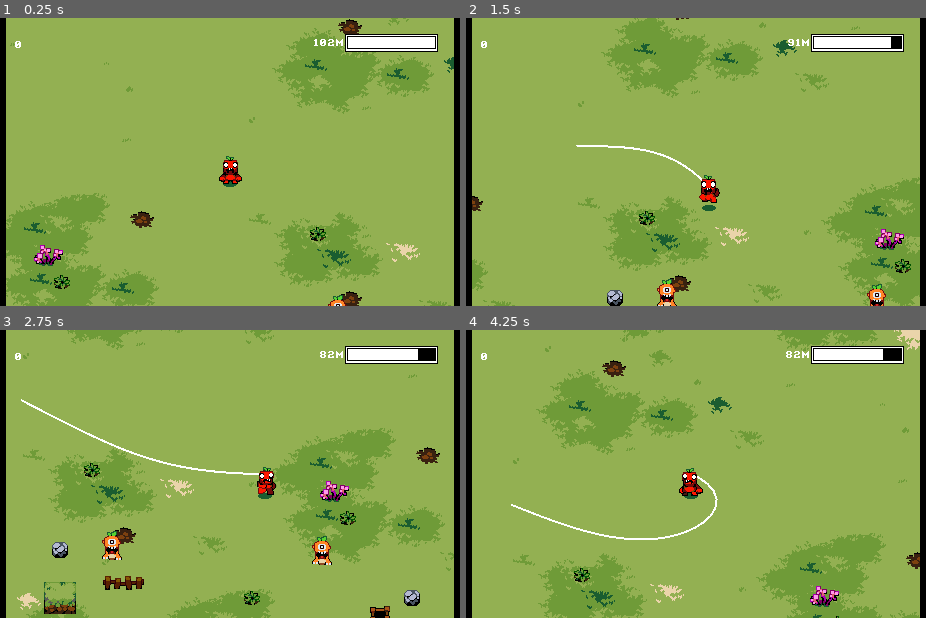
Above: before the commit, frames 1-4 (two rows, left to right).
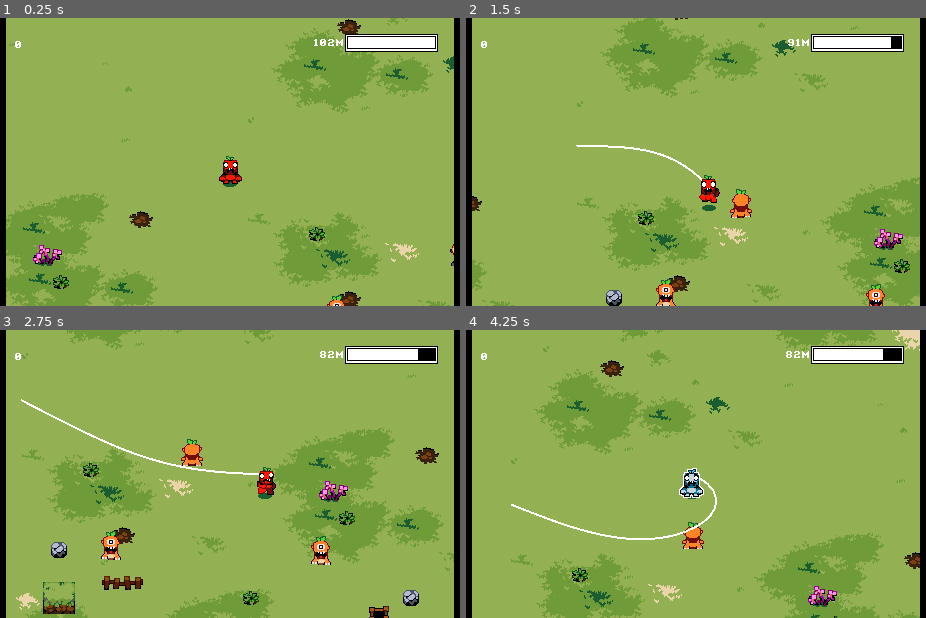
Above: after the commit, the same moments.

Repository: elementary-luke/GMTK2025
Game: Godot game, scene res://scenes/main.tscn
Same seed, same stepped clock (60 frames per second), same inputs: the game is played once before the commit and once after it. This scene is started directly instead of the project's main scene.
Inputs:
- Up to frame 1 (0.25 s): no input
- Up to frame 2 (1.5 s): hold Right (right) 0.53-1.28 s; tap Space (main_action) at 0.6, 1.35 s; hold Down (down) from 1.28 s (still down)
- Up to frame 3 (2.75 s): release Down (down) at 2.03 s; hold Right (right) from 2.03 s (still down); tap Space (main_action) at 2.1 s
- Up to frame 4 (4.25 s): release Right (right) at 2.78 s; hold Up (up) 2.78-3.53 s; tap Space (main_action) at 2.85, 3.6 s; hold Left (left) from 3.53 s (still down)

The runs differ from the first frame. In frame 1, 3.1% of the frame differs, in the area x 1-99%, y 0-100%; in frame 2, 3.6%; in frame 3, 4.4%; in frame 4, 5.1%, in the area x 9-99%, y 0-100%.

Commit message:
eer

Diff:
--- /dev/null
+++ b/scenes/enemies/carrot_blaster.gd
@@ -0,0 +1,91 @@
+extends CharacterBody2D
+
+const SPEED = 50.0
+
+var rope_value = 10.0
+var dir: Vector2
+var last_dir: String
+var attacking = false
+var true_dir: Vector2
+var has_fired_bullet = false
+
+var dead = false
+
+func _ready() -> void:
+	$DirectionTimer.start()
+	update_random_direction()
+
+func _physics_process(delta: float) -> void:
+	if attacking:
+		return
+
+	dir = true_dir
+	if !dead:
+		play_anim()
+	velocity = SPEED * dir
+	move_and_slide()
+
+func play_anim():
+	if abs(dir.x) > abs(dir.y):
+		$AnimatedSprite2D.play("run_side")
+		if dir.x > 0:
+			$AnimatedSprite2D.flip_h = true
+			last_dir = "right"
+		else:
+			$AnimatedSprite2D.flip_h = false
+			last_dir = "left"
+	else:
+		if dir.y > 0:
+			$AnimatedSprite2D.play("run_forward")
+			$AnimatedSprite2D.flip_h = false
+			last_dir = "forward"
+		else:
+			$AnimatedSprite2D.play("run_back")
+			$AnimatedSprite2D.flip_h = true
+			last_dir = "back"
+
+func die():
+	dead = true
+	Global.Player.add_rope(rope_value)
+	$AnimatedSprite2D.play("death")
+	await get_tree().create_timer(0.6).timeout
+	visible = false
+	queue_free()
+
+func _on_attack_timer_timeout() -> void:
+	attacking = true
+	has_fired_bullet = false
+
+func _on_animated_sprite_2d_frame_changed() -> void:
+	if $AnimatedSprite2D.frame == 5 and attacking and not has_fired_bullet:
+		has_fired_bullet = true
+
+		await get_tree().create_timer(0.1).timeout
+
+		if last_dir == "left":
+			$AnimatedSprite2D.play("attack_side")
+			$AnimatedSprite2D.flip_h = false
+		elif last_dir == "right":
+			$AnimatedSprite2D.play("attack_side")
+			$AnimatedSprite2D.flip_h = true
+		elif last_dir == "forward":
+			$AnimatedSprite2D.play("attack_front")
+			$AnimatedSprite2D.flip_h = false
+		elif last_dir == "back":
+			$AnimatedSprite2D.play("attack_back")
+			$AnimatedSprite2D.flip_h = true
+
+		await get_tree().create_timer(0.45).timeout
+
+		var bullet = load("res://scenes/enemies/enemy_bullet.tscn").instantiate()
+		bullet.global_position = global_position
+		get_tree().current_scene.add_child(bullet)
+
+		attacking = false
+
+func _on_direction_timer_timeout() -> void:
+	update_random_direction()
+
+func update_random_direction():
+	var offset = Vector2(randf_range(-0.5, 0.5), randf_range(-0.5, 0.5)) * 100.0
+	true_dir = (Global.player_position + offset - global_position).normalized()
--- /dev/null
+++ b/scenes/enemies/carrot_blaster.tscn
@@ -0,0 +1,379 @@
+[gd_scene load_steps=54 format=3 uid="uid://c1ae22bap0hcf"]
+
+[ext_resource type="Script" uid="uid://dlyd2m2tfcc5w" path="res://scenes/enemies/carrot_blaster.gd" id="1_7l2yr"]
+[ext_resource type="Texture2D" uid="uid://bpxlrpum2k0kc" path="res://sprites/Enemies/CarrotBlaster/attack_back.png" id="2_7l2yr"]
+[ext_resource type="Texture2D" uid="uid://cbe8j5yqau7xo" path="res://sprites/Enemies/CarrotBlaster/attack_front.png" id="3_11wc3"]
+[ext_resource type="Texture2D" uid="uid://bj266rr6as42i" path="res://sprites/Enemies/CarrotBlaster/attack_side.png" id="4_gvh7j"]
+[ext_resource type="Texture2D" uid="uid://cbvx8hfjf07p4" path="res://sprites/Enemies/CarrotBlaster/death_anim.png" id="5_11wc3"]
+[ext_resource type="Texture2D" uid="uid://dpfrdj48op1cf" path="res://sprites/Enemies/CarrotBlaster/walk_back.png" id="5_quwei"]
+[ext_resource type="Texture2D" uid="uid://cufm27qh5lwki" path="res://sprites/Enemies/CarrotBlaster/walk_front.png" id="6_f5mvt"]
+[ext_resource type="Texture2D" uid="uid://cf51dpuojggek" path="res://sprites/Enemies/CarrotBlaster/walk_side.png" id="7_mib14"]
+
+[sub_resource type="AtlasTexture" id="AtlasTexture_i8q3o"]
+atlas = ExtResource("2_7l2yr")
+region = Rect2(0, 0, 32, 32)
+
+[sub_resource type="AtlasTexture" id="AtlasTexture_jemd0"]
+atlas = ExtResource("2_7l2yr")
+region = Rect2(32, 0, 32, 32)
+
+[sub_resource type="AtlasTexture" id="AtlasTexture_8j1bo"]
+atlas = ExtResource("2_7l2yr")
+region = Rect2(64, 0, 32, 32)
+
+[sub_resource type="AtlasTexture" id="AtlasTexture_qdbff"]
+atlas = ExtResource("2_7l2yr")
+region = Rect2(96, 0, 32, 32)
+
+[sub_resource type="AtlasTexture" id="AtlasTexture_c8edw"]
+atlas = ExtResource("2_7l2yr")
+region = Rect2(128, 0, 32, 32)
+
+[sub_resource type="AtlasTexture" id="AtlasTexture_3qm35"]
+atlas = ExtResource("2_7l2yr")
+region = Rect2(160, 0, 32, 32)
+
+[sub_resource type="AtlasTexture" id="AtlasTexture_tk8iu"]
+atlas = ExtResource("3_11wc3")
+region = Rect2(0, 0, 32, 32)
+
+[sub_resource type="AtlasTexture" id="AtlasTexture_2v8s3"]
+atlas = ExtResource("3_11wc3")
+region = Rect2(32, 0, 32, 32)
+
+[sub_resource type="AtlasTexture" id="AtlasTexture_675qb"]
+atlas = ExtResource("3_11wc3")
+region = Rect2(64, 0, 32, 32)
+
+[sub_resource type="AtlasTexture" id="AtlasTexture_w6flt"]
+atlas = ExtResource("3_11wc3")
+region = Rect2(96, 0, 32, 32)
+
+[sub_resource type="AtlasTexture" id="AtlasTexture_lvadv"]
+atlas = ExtResource("3_11wc3")
+region = Rect2(128, 0, 32, 32)
+
+[sub_resource type="AtlasTexture" id="AtlasTexture_u3va7"]
+atlas = ExtResource("3_11wc3")
+region = Rect2(160, 0, 32, 32)
+
+[sub_resource type="AtlasTexture" id="AtlasTexture_26bgk"]
+atlas = ExtResource("4_gvh7j")
+region = Rect2(0, 0, 32, 32)
+
+[sub_resource type="AtlasTexture" id="AtlasTexture_fryop"]
+atlas = ExtResource("4_gvh7j")
+region = Rect2(32, 0, 32, 32)
+
+[sub_resource type="AtlasTexture" id="AtlasTexture_q88n2"]
+atlas = ExtResource("4_gvh7j")
+region = Rect2(64, 0, 32, 32)
+
+[sub_resource type="AtlasTexture" id="AtlasTexture_f32gf"]
+atlas = ExtResource("4_gvh7j")
+region = Rect2(96, 0, 32, 32)
+
+[sub_resource type="AtlasTexture" id="AtlasTexture_c4lf0"]
+atlas = ExtResource("4_gvh7j")
+region = Rect2(128, 0, 32, 32)
+
+[sub_resource type="AtlasTexture" id="AtlasTexture_tvw2p"]
+atlas = ExtResource("4_gvh7j")
+region = Rect2(160, 0, 32, 32)
+
+[sub_resource type="AtlasTexture" id="AtlasTexture_gvh7j"]
+atlas = ExtResource("5_11wc3")
+region = Rect2(0, 0, 32, 48)
+
+[sub_resource type="AtlasTexture" id="AtlasTexture_quwei"]
+atlas = ExtResource("5_11wc3")
+region = Rect2(32, 0, 32, 48)
+
+[sub_resource type="AtlasTexture" id="AtlasTexture_f5mvt"]
+atlas = ExtResource("5_11wc3")
+region = Rect2(64, 0, 32, 48)
+
+[sub_resource type="AtlasTexture" id="AtlasTexture_mib14"]
+atlas = ExtResource("5_11wc3")
+region = Rect2(96, 0, 32, 48)
+
+[sub_resource type="AtlasTexture" id="AtlasTexture_h0pym"]
+atlas = ExtResource("5_11wc3")
+region = Rect2(128, 0, 32, 48)
+
+[sub_resource type="AtlasTexture" id="AtlasTexture_k2iv1"]
+atlas = ExtResource("5_11wc3")
+region = Rect2(160, 0, 32, 48)
+
+[sub_resource type="AtlasTexture" id="AtlasTexture_212pp"]
+atlas = ExtResource("5_11wc3")
+region = Rect2(192, 0, 32, 48)
+
+[sub_resource type="AtlasTexture" id="AtlasTexture_y5dyc"]
+atlas = ExtResource("5_quwei")
+region = Rect2(0, 0, 32, 32)
+
+[sub_resource type="AtlasTexture" id="AtlasTexture_6tabd"]
+atlas = ExtResource("5_quwei")
+region = Rect2(32, 0, 32, 32)
+
+[sub_resource type="AtlasTexture" id="AtlasTexture_i1c0y"]
+atlas = ExtResource("5_quwei")
+region = Rect2(64, 0, 32, 32)
+
+[sub_resource type="AtlasTexture" id="AtlasTexture_fm1l8"]
+atlas = ExtResource("5_quwei")
+region = Rect2(96, 0, 32, 32)
+
+[sub_resource type="AtlasTexture" id="AtlasTexture_ow1l6"]
+atlas = ExtResource("5_quwei")
+region = Rect2(128, 0, 32, 32)
+
+[sub_resource type="AtlasTexture" id="AtlasTexture_ib85k"]
+atlas = ExtResource("5_quwei")
+region = Rect2(160, 0, 32, 32)
+
+[sub_resource type="AtlasTexture" id="AtlasTexture_u53hh"]
+atlas = ExtResource("6_f5mvt")
+region = Rect2(0, 0, 32, 32)
+
+[sub_resource type="AtlasTexture" id="AtlasTexture_5ryyq"]
+atlas = ExtResource("6_f5mvt")
+region = Rect2(32, 0, 32, 32)
+
+[sub_resource type="AtlasTexture" id="AtlasTexture_8kyc0"]
+atlas = ExtResource("6_f5mvt")
+region = Rect2(64, 0, 32, 32)
+
+[sub_resource type="AtlasTexture" id="AtlasTexture_wrqsm"]
+atlas = ExtResource("6_f5mvt")
+region = Rect2(96, 0, 32, 32)
+
+[sub_resource type="AtlasTexture" id="AtlasTexture_0fcfy"]
+atlas = ExtResource("6_f5mvt")
+region = Rect2(128, 0, 32, 32)
+
+[sub_resource type="AtlasTexture" id="AtlasTexture_2r72c"]
+atlas = ExtResource("6_f5mvt")
+region = Rect2(160, 0, 32, 32)
+
+[sub_resource type="AtlasTexture" id="AtlasTexture_hrowh"]
+atlas = ExtResource("7_mib14")
+region = Rect2(0, 0, 32, 32)
+
+[sub_resource type="AtlasTexture" id="AtlasTexture_r7ske"]
+atlas = ExtResource("7_mib14")
+region = Rect2(32, 0, 32, 32)
+
+[sub_resource type="AtlasTexture" id="AtlasTexture_86gmy"]
+atlas = ExtResource("7_mib14")
+region = Rect2(64, 0, 32, 32)
+
+[sub_resource type="AtlasTexture" id="AtlasTexture_ow5dm"]
+atlas = ExtResource("7_mib14")
+region = Rect2(96, 0, 32, 32)
+
+[sub_resource type="AtlasTexture" id="AtlasTexture_5vf7y"]
+atlas = ExtResource("7_mib14")
+region = Rect2(128, 0, 32, 32)
+
+[sub_resource type="AtlasTexture" id="AtlasTexture_2lepy"]
+atlas = ExtResource("7_mib14")
+region = Rect2(160, 0, 32, 32)
+
+[sub_resource type="SpriteFrames" id="SpriteFrames_ebij7"]
+animations = [{
+"frames": [{
+"duration": 1.0,
+"texture": SubResource("AtlasTexture_i8q3o")
+}, {
+"duration": 1.0,
+"texture": SubResource("AtlasTexture_jemd0")
+}, {
+"duration": 1.0,
+"texture": SubResource("AtlasTexture_8j1bo")
+}, {
+"duration": 1.0,
+"texture": SubResource("AtlasTexture_qdbff")
+}, {
+"duration": 1.0,
+"texture": SubResource("AtlasTexture_c8edw")
+}, {
+"duration": 1.0,
+"texture": SubResource("AtlasTexture_3qm35")
+}],
+"loop": false,
+"name": &"attack_back",
+"speed": 12.5
+}, {
+"frames": [{
+"duration": 1.0,
+"texture": SubResource("AtlasTexture_tk8iu")
+}, {
+"duration": 1.0,
+"texture": SubResource("AtlasTexture_2v8s3")
+}, {
+"duration": 1.0,
+"texture": SubResource("AtlasTexture_675qb")
+}, {
+"duration": 1.0,
+"texture": SubResource("AtlasTexture_w6flt")
+}, {
+"duration": 1.0,
+"texture": SubResource("AtlasTexture_lvadv")
+}, {
+"duration": 1.0,
+"texture": SubResource("AtlasTexture_u3va7")
+}],
+"loop": false,
+"name": &"attack_front",
+"speed": 12.5
+}, {
+"frames": [{
+"duration": 1.0,
+"texture": SubResource("AtlasTexture_26bgk")
+}, {
+"duration": 1.0,
+"texture": SubResource("AtlasTexture_fryop")
+}, {
+"duration": 1.0,
+"texture": SubResource("AtlasTexture_q88n2")
+}, {
+"duration": 1.0,
+"texture": SubResource("AtlasTexture_f32gf")
+}, {
+"duration": 1.0,
+"texture": SubResource("AtlasTexture_c4lf0")
+}, {
+"duration": 1.0,
+"texture": SubResource("AtlasTexture_tvw2p")
+}],
+"loop": false,
+"name": &"attack_side",
+"speed": 12.5
+}, {
+"frames": [{
+"duration": 1.0,
+"texture": SubResource("AtlasTexture_gvh7j")
+}, {
+"duration": 1.0,
+"texture": SubResource("AtlasTexture_quwei")
+}, {
+"duration": 1.0,
+"texture": SubResource("AtlasTexture_f5mvt")
+}, {
+"duration": 1.0,
+"texture": SubResource("AtlasTexture_mib14")
+}, {
+"duration": 1.0,
+"texture": SubResource("AtlasTexture_h0pym")
+}, {
+"duration": 1.0,
+"texture": SubResource("AtlasTexture_k2iv1")
+}, {
+"duration": 1.0,
+"texture": SubResource("AtlasTexture_212pp")
+}],
+"loop": false,
+"name": &"death",
+"speed": 10.0
+}, {
+"frames": [{
+"duration": 1.0,
+"texture": SubResource("AtlasTexture_y5dyc")
+}, {
+"duration": 1.0,
+"texture": SubResource("AtlasTexture_6tabd")
+}, {
+"duration": 1.0,
+"texture": SubResource("AtlasTexture_i1c0y")
+}, {
+"duration": 1.0,
+"texture": SubResource("AtlasTexture_fm1l8")
+}, {
+"duration": 1.0,
+"texture": SubResource("AtlasTexture_ow1l6")
+}, {
+"duration": 1.0,
+"texture": SubResource("AtlasTexture_ib85k")
+}],
+"loop": true,
+"name": &"run_back",
+"speed": 12.5
+}, {
+"frames": [{
+"duration": 1.0,
+"texture": SubResource("AtlasTexture_u53hh")
+}, {
+"duration": 1.0,
+"texture": SubResource("AtlasTexture_5ryyq")
+}, {
+"duration": 1.0,
+"texture": SubResource("AtlasTexture_8kyc0")
+}, {
+"duration": 1.0,
+"texture": SubResource("AtlasTexture_wrqsm")
+}, {
+"duration": 1.0,
+"texture": SubResource("AtlasTexture_0fcfy")
+}, {
+"duration": 1.0,
+"texture": SubResource("AtlasTexture_2r72c")
+}],
+"loop": true,
+"name": &"run_forward",
+"speed": 12.5
+}, {
+"frames": [{
+"duration": 1.0,
+"texture": SubResource("AtlasTexture_hrowh")
+}, {
+"duration": 1.0,
+"texture": SubResource("AtlasTexture_r7ske")
+}, {
+"duration": 1.0,
+"texture": SubResource("AtlasTexture_86gmy")
+}, {
+"duration": 1.0,
+"texture": SubResource("AtlasTexture_ow5dm")
+}, {
+"duration": 1.0,
+"texture": SubResource("AtlasTexture_5vf7y")
+}, {
+"duration": 1.0,
+"texture": SubResource("AtlasTexture_2lepy")
+}],
+"loop": true,
+"name": &"run_side",
+"speed": 12.5
+}]
+
+[sub_resource type="RectangleShape2D" id="RectangleShape2D_ie068"]
+size = Vector2(12, 19)
+
+[node name="Node2D" type="CharacterBody2D"]
+z_index = 1
+collision_layer = 2
+script = ExtResource("1_7l2yr")
+
+[node name="AnimatedSprite2D" type="AnimatedSprite2D" parent="."]
+position = Vector2(0, -2)
+sprite_frames = SubResource("SpriteFrames_ebij7")
+animation = &"death"
+autoplay = "run_forward"
+
+[node name="CollisionShape2D" type="CollisionShape2D" parent="."]
+position = Vector2(-1, 0.5)
+shape = SubResource("RectangleShape2D_ie068")
+
+[node name="AttackTimer" type="Timer" parent="."]
+wait_time = 3.0
+autostart = true
+
+[node name="DirectionTimer" type="Timer" parent="."]
+wait_time = 0.5
+autostart = true
+
+[connection signal="frame_changed" from="AnimatedSprite2D" to="." method="_on_animated_sprite_2d_frame_changed"]
+[connection signal="timeout" from="AttackTimer" to="." method="_on_attack_timer_timeout"]
+[connection signal="timeout" from="DirectionTimer" to="." method="_on_direction_timer_timeout"]
--- a/scenes/enemies/peashooter.tscn
+++ b/scenes/enemies/peashooter.tscn
@@ -1,7 +1,36 @@
-[gd_scene load_steps=10 format=3 uid="uid://buru8t84t8jlx"]
+[gd_scene load_steps=18 format=3 uid="uid://buru8t84t8jlx"]
 
 [ext_resource type="Texture2D" uid="uid://cxwltodmcgeil" path="res://sprites/Enemies/PeaShooter/attack_side.png" id="1_ie068"]
 [ext_resource type="Script" uid="uid://dfecyyar3qt8t" path="res://scripts/peashooter.gd" id="1_mjqhc"]
+[ext_resource type="Texture2D" uid="uid://cnnrfky0ivrgo" path="res://sprites/Enemies/PeaShooter/death.png" id="2_phtx6"]
+
+[sub_resource type="AtlasTexture" id="AtlasTexture_ebij7"]
+atlas = ExtResource("2_phtx6")
+region = Rect2(0, 0, 32, 48)
+
+[sub_resource type="AtlasTexture" id="AtlasTexture_t1vlj"]
+atlas = ExtResource("2_phtx6")
+region = Rect2(32, 0, 32, 48)
+
+[sub_resource type="AtlasTexture" id="AtlasTexture_s3e4p"]
+atlas = ExtResource("2_phtx6")
+region = Rect2(64, 0, 32, 48)
+
+[sub_resource type="AtlasTexture" id="AtlasTexture_4f622"]
+atlas = ExtResource("2_phtx6")
+region = Rect2(96, 0, 32, 48)
+
+[sub_resource type="AtlasTexture" id="AtlasTexture_kweob"]
+atlas = ExtResource("2_phtx6")
+region = Rect2(128, 0, 32, 48)
+
+[sub_resource type="AtlasTexture" id="AtlasTexture_di57d"]
+atlas = ExtResource("2_phtx6")
+region = Rect2(160, 0, 32, 48)
+
+[sub_resource type="AtlasTexture" id="AtlasTexture_hafre"]
+atlas = ExtResource("2_phtx6")
+region = Rect2(192, 0, 32, 48)
 
 [sub_resource type="AtlasTexture" id="AtlasTexture_mjqhc"]
 atlas = ExtResource("1_ie068")
@@ -25,6 +54,32 @@
 
 [sub_resource type="SpriteFrames" id="SpriteFrames_ebij7"]
 animations = [{
+"frames": [{
+"duration": 1.0,
+"texture": SubResource("AtlasTexture_ebij7")
+}, {
+"duration": 1.0,
+"texture": SubResource("AtlasTexture_t1vlj")
+}, {
+"duration": 1.0,
+"texture": SubResource("AtlasTexture_s3e4p")
+}, {
+"duration": 1.0,
+"texture": SubResource("AtlasTexture_4f622")
+}, {
+"duration": 1.0,
+"texture": SubResource("AtlasTexture_kweob")
+}, {
+"duration": 1.0,
+"texture": SubResource("AtlasTexture_di57d")
+}, {
+"duration": 1.0,
+"texture": SubResource("AtlasTexture_hafre")
+}],
+"loop": true,
+"name": &"death",
+"speed": 10.0
+}, {
 "frames": [{
 "duration": 1.0,
 "texture": SubResource("AtlasTexture_mjqhc")
@@ -56,6 +111,7 @@
 [node name="AnimatedSprite2D" type="AnimatedSprite2D" parent="."]
 position = Vector2(-2, -2)
 sprite_frames = SubResource("SpriteFrames_ebij7")
+animation = &"death"
 autoplay = "default"
 
 [node name="CollisionShape2D" type="CollisionShape2D" parent="."]
--- a/scenes/main.tscn
+++ b/scenes/main.tscn
@@ -13,9 +13,57 @@
 [ext_resource type="Texture2D" uid="uid://dy4ts3jfre4q4" path="res://sprites/Player/run_back.png" id="5_tipki"]
 [ext_resource type="Texture2D" uid="uid://c5od1or6yp2a5" path="res://sprites/Player/run_side.png" id="6_o6xl0"]
 [ext_resource type="Texture2D" uid="uid://d0v5n6264rp7k" path="res://sprites/Player/idle_side.png" id="6_ya4ey"]
+[ext_resource type="Texture2D" uid="uid://cseltjirnmygs" path="res://sprites/Player/frozen.png" id="7_dp3eg"]
+[ext_resource type="Texture2D" uid="uid://0ea0jqdkoo5a" path="res://sprites/Player/death.png" id="7_gqmmt"]
 [ext_resource type="Texture2D" uid="uid://de80c1b2be8o" path="res://sprites/Player/player_shadow.png" id="8_85g3d"]
 [ext_resource type="PackedScene" uid="uid://5ulr54qdr2vu" path="res://scenes/blaster.tscn" id="15_jkv2x"]
+[ext_resource type="AudioStream" uid="uid://dsjyasruj72uu" path="res://sounds/sfx/ice effects/Ice Attack 08.wav" id="16_0ld40"]
 [ext_resource type="AudioStream" uid="uid://dq717q6ttgf2i" path="res://sounds/sfx/grass_walking.wav" id="16_jbj1t"]
+[ext_resource type="PackedScene" uid="uid://c1ae22bap0hcf" path="res://scenes/enemies/carrot_blaster.tscn" id="17_muem4"]
+
+[sub_resource type="AtlasTexture" id="AtlasTexture_mlv25"]
+atlas = ExtResource("7_gqmmt")
+region = Rect2(0, 0, 32, 48)
+
+[sub_resource type="AtlasTexture" id="AtlasTexture_a82wo"]
+atlas = ExtResource("7_gqmmt")
+region = Rect2(32, 0, 32, 48)
+
+[sub_resource type="AtlasTexture" id="AtlasTexture_gdvew"]
+atlas = ExtResource("7_gqmmt")
+region = Rect2(64, 0, 32, 48)
+
+[sub_resource type="AtlasTexture" id="AtlasTexture_kjtvk"]
+atlas = ExtResource("7_gqmmt")
+region = Rect2(96, 0, 32, 48)
+
+[sub_resource type="AtlasTexture" id="AtlasTexture_xrs0c"]
+atlas = ExtResource("7_gqmmt")
+region = Rect2(128, 0, 32, 48)
+
+[sub_resource type="AtlasTexture" id="AtlasTexture_xljpf"]
+atlas = ExtResource("7_gqmmt")
+region = Rect2(160, 0, 32, 48)
+
+[sub_resource type="AtlasTexture" id="AtlasTexture_j4bwh"]
+atlas = ExtResource("7_gqmmt")
+region = Rect2(192, 0, 32, 48)
+
+[sub_resource type="AtlasTexture" id="AtlasTexture_ksmap"]
+atlas = ExtResource("7_gqmmt")
+region = Rect2(224, 0, 32, 48)
+
+[sub_resource type="AtlasTexture" id="AtlasTexture_ygd8o"]
+atlas = ExtResource("7_gqmmt")
+region = Rect2(256, 0, 32, 48)
+
+[sub_resource type="AtlasTexture" id="AtlasTexture_2s0kr"]
+atlas = ExtResource("7_gqmmt")
+region = Rect2(288, 0, 32, 48)
+
+[sub_resource type="AtlasTexture" id="AtlasTexture_y57op"]
+atlas = ExtResource("7_dp3eg")
+region = Rect2(0, 0, 32, 51)
 
 [sub_resource type="AtlasTexture" id="AtlasTexture_dnhof"]
 atlas = ExtResource("5_eb6dy")
@@ -271,6 +319,49 @@
 
 [sub_resource type="SpriteFrames" id="SpriteFrames_a8y0u"]
 animations = [{
+"frames": [{
+"duration": 1.0,
+"texture": SubResource("AtlasTexture_mlv25")
+}, {
+"duration": 1.0,
+"texture": SubResource("AtlasTexture_a82wo")
+}, {
+"duration": 1.0,
+"texture": SubResource("AtlasTexture_gdvew")
+}, {
+"duration": 1.0,
+"texture": SubResource("AtlasTexture_kjtvk")
+}, {
+"duration": 1.0,
+"texture": SubResource("AtlasTexture_xrs0c")
+}, {
+"duration": 1.0,
+"texture": SubResource("AtlasTexture_xljpf")
+}, {
+"duration": 1.0,
+"texture": SubResource("AtlasTexture_j4bwh")
+}, {
+"duration": 1.0,
+"texture": SubResource("AtlasTexture_ksmap")
+}, {
+"duration": 1.0,
+"texture": SubResource("AtlasTexture_ygd8o")
+}, {
+"duration": 1.0,
+"texture": SubResource("AtlasTexture_2s0kr")
+}],
+"loop": false,
+"name": &"death",
+"speed": 10.0
+}, {
+"frames": [{
+"duration": 1.0,
+"texture": SubResource("AtlasTexture_y57op")
+}],
+"loop": true,
+"name": &"frozen",
+"speed": 5.0
+}, {
 "frames": [{
 "duration": 1.0,
 "texture": SubResource("AtlasTexture_dnhof")
@@ -543,6 +634,7 @@
 
 [node name="Player" type="CharacterBody2D" parent="." groups=["player"]]
 z_index = 4
+position = Vector2(1, 0)
 collision_mask = 4
 script = ExtResource("1_0wfyh")
 
@@ -553,7 +645,6 @@
 position = Vector2(0, -2)
 sprite_frames = SubResource("SpriteFrames_a8y0u")
 animation = &"idle_forward"
-frame_progress = 0.47769
 
 [node name="CollisionShape2D" type="CollisionShape2D" parent="Player"]
 position = Vector2(0, 7.5)
@@ -567,6 +658,13 @@
 [node name="WalkSoundPlayer" type="AudioStreamPlayer2D" parent="Player"]
 stream = ExtResource("16_jbj1t")
 volume_db = 1.981
+
+[node name="AudioStreamPlayer2D" type="AudioStreamPlayer2D" parent="Player"]
+stream = ExtResource("16_0ld40")
+volume_db = -0.315
+
+[node name="ShakeTimer" type="Timer" parent="Player"]
+wait_time = 0.05
 
 [node name="Rope" type="Node2D" parent="."]
 z_index = 3
@@ -580,6 +678,7 @@
 
 [node name="ScissorTimer" type="Timer" parent="."]
 wait_time = 5.0
+autostart = true
 
 [node name="Blaster" parent="." instance=ExtResource("15_jkv2x")]
 position = Vector2(108, 157)
@@ -587,4 +686,8 @@
 [node name="Blaster2" parent="." instance=ExtResource("15_jkv2x")]
 position = Vector2(318, 162)
 
+[node name="Node2D" parent="." instance=ExtResource("17_muem4")]
+position = Vector2(244, 96)
+
+[connection signal="timeout" from="Player/ShakeTimer" to="Player" method="_on_shake_timer_timeout"]
 [connection signal="timeout" from="ScissorTimer" to="." method="_on_scissor_timer_timeout"]
--- a/scripts/music_manager.gd
+++ b/scripts/music_manager.gd
@@ -7,6 +7,6 @@
 	music_player.stream = preload("res://sounds/music/music.mp3")
 	music_player.volume_db = -6  # Set your desired volume
 	#music_player.loop = true
-	music_player.autoplay = true
+	#music_player.autoplay = true
 	add_child(music_player)
-	music_player.play()
+	#music_player.play()
--- a/scripts/peashooter.gd
+++ b/scripts/peashooter.gd
@@ -7,6 +7,7 @@
 
 var rope_value = 10.0
 
+var dead = false
 
 func _ready() -> void:
 	pass
@@ -28,5 +29,9 @@
 	previous_frame = current_frame
 
 func die():
+	dead = true
 	Global.Player.add_rope(rope_value)
+	$AnimatedSprite2D.play("death")
+	await get_tree().create_timer(0.6).timeout
+	visible = false
 	queue_free()
--- a/scripts/player.gd
+++ b/scripts/player.gd
@@ -83,50 +83,61 @@
 
 
 func play_anim(intent):
-	if moving:
-		if abs(intent.x) > abs(intent.y):
-			if intent.x > 0:
-				anim_name = "run_side"
+	if !stunned:
+		if moving:
+			if abs(intent.x) > abs(intent.y):
+				if intent.x > 0:
+					anim_name = "run_side"
+					$AnimatedSprite2D.flip_h = false
+					last_dir = "right"
+				if intent.x < 0:
+					anim_name = "run_side"
+					$AnimatedSprite2D.flip_h = true
+					last_dir = "left"
+			else:
+				if intent.y > 0:
+					anim_name = "run_forward"
+					$AnimatedSprite2D.flip_h = false
+					last_dir = "forward"
+				if intent.y < 0:
+					anim_name = "run_back"
+					$AnimatedSprite2D.flip_h = true
+					last_dir = "back"
+		else:
+			if last_dir == "forward":
+				anim_name = "idle_forward"
 				$AnimatedSprite2D.flip_h = false
-				last_dir = "right"
-			if intent.x < 0:
-				anim_name = "run_side"
+			if last_dir == "right":
+				anim_name = "idle_side"
+				$AnimatedSprite2D.flip_h = false
+			if last_dir == "left":
+				anim_name = "idle_side"
 				$AnimatedSprite2D.flip_h = true
-				last_dir = "left"
-		else:
-			if intent.y > 0:
-				anim_name = "run_forward"
-				$AnimatedSprite2D.flip_h = false
-				last_dir = "forward"
-			if intent.y < 0:
-				anim_name = "run_back"
+			if last_dir == "back":
+				anim_name = "idle_back"
 				$AnimatedSprite2D.flip_h = true
-				last_dir = "back"
-	else:
-		if last_dir == "forward":
-			anim_name = "idle_forward"
-			$AnimatedSprite2D.flip_h = false
-		if last_dir == "right":
-			anim_name = "idle_side"
-			$AnimatedSprite2D.flip_h = false
-		if last_dir == "left":
-			anim_name = "idle_side"
-			$AnimatedSprite2D.flip_h = true
-		if last_dir == "back":
-			anim_name = "idle_back"
-			$AnimatedSprite2D.flip_h = true
 
-	$AnimatedSprite2D.play(anim_name)
+		$AnimatedSprite2D.play(anim_name)
 
 func stun(time):
 	if can_be_stunned:
 		can_be_stunned = false
 		stunned = true
+		$ShakeTimer.start()
+		$AudioStreamPlayer2D.play()
+		$AnimatedSprite2D.play("frozen")
 		await get_tree().create_timer(time).timeout
+		$ShakeTimer.stop()
 		stunned = false
 		await get_tree().create_timer(stun_invincibility_dur).timeout
 		can_be_stunned = true
 
+func _on_shake_timer_timeout() -> void:
+	var random_vector = Vector2(randf_range(0,2), randf_range(0,2))
+	position += random_vector
+	await get_tree().create_timer(0.02).timeout
+	position -= random_vector
+
 func add_rope(amount):
 	rope_left += amount
 	rope_left = min(rope_left, max_rope)
Not shown, added: scenes/enemies/carrot_blaster.gd.uid
Not shown: 1 places in scenes/main.tscn that only renumber resources
Not shown, added: sounds/sfx/ice effects/Ice Attack 01.wav.import
Not shown, added: sounds/sfx/ice effects/Ice Attack 02.wav.import
Not shown, added: sounds/sfx/ice effects/Ice Attack 03.wav.import
Not shown, added: sounds/sfx/ice effects/Ice Attack 04.wav.import
Not shown, added: sounds/sfx/ice effects/Ice Attack 05.wav.import
Not shown, added: sounds/sfx/ice effects/Ice Attack 06.wav.import
Not shown, added: sounds/sfx/ice effects/Ice Attack 07.wav.import
Not shown, added: sounds/sfx/ice effects/Ice Attack 08.wav.import
Not shown, added: sounds/sfx/ice effects/Ice Attack 09.wav.import
Not shown, added: sounds/sfx/ice effects/Ice Attack 10.wav.import
(and 17 more such lines)
